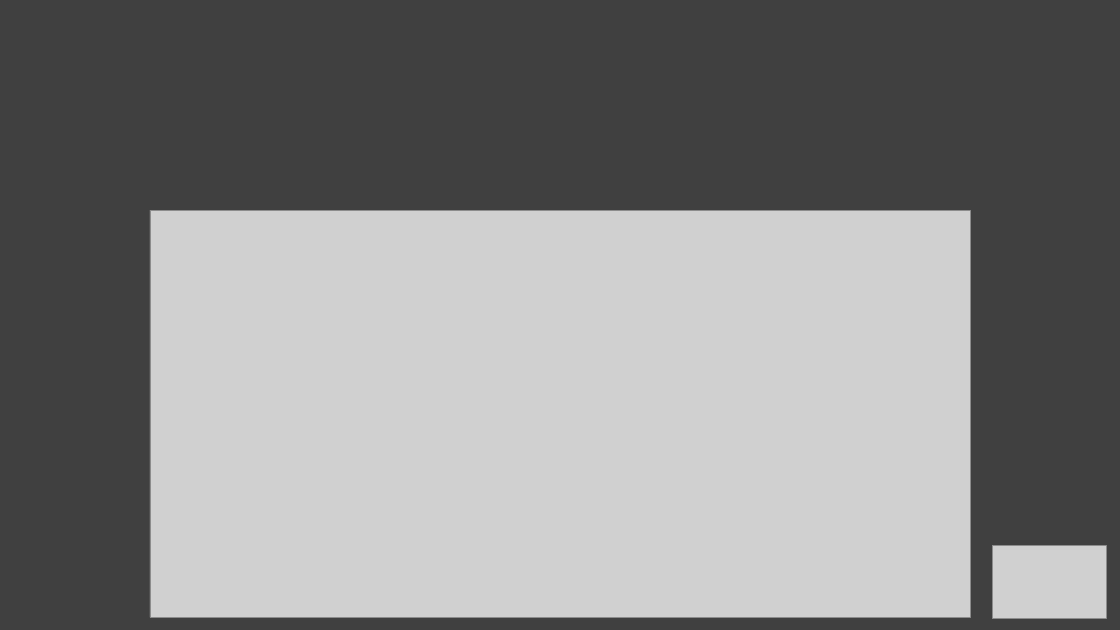
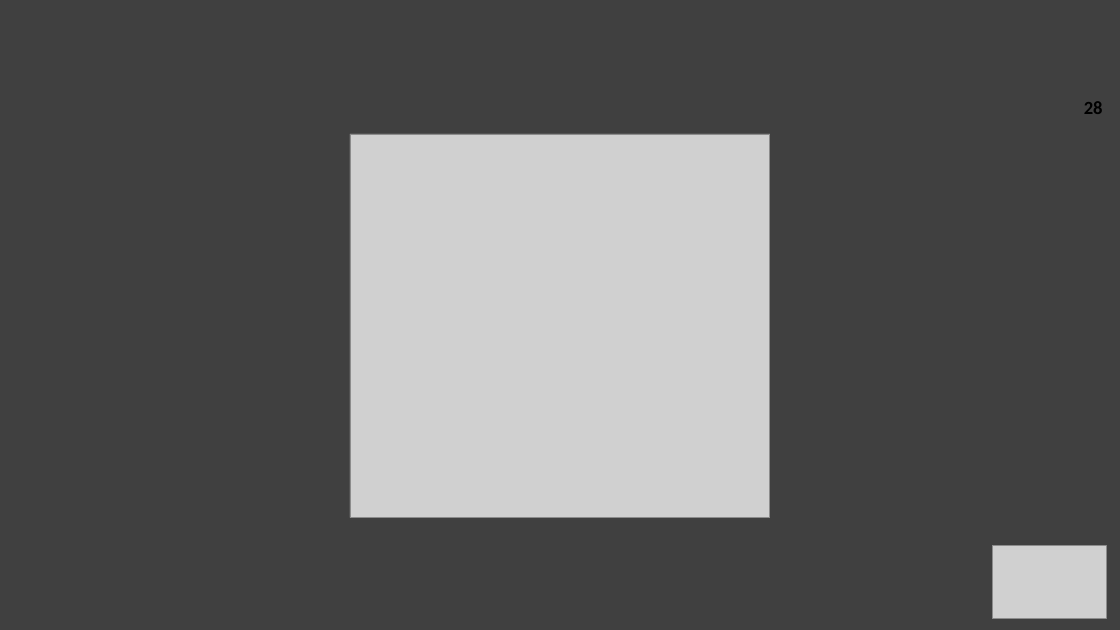
Before and after one commit to laguill/OC-DataScientist, a slide deck: slide 28 of P6_Classifier_automatiquement_biens_consommation/soutenance/LAFON_Guillaume_5_presentation_072025.pptx (slide 26 before the commit). Drawn at 1120x630 pixels with LibreOffice and Linux fonts; fonts in the diff are those of the drawing; grey boxes stand for pictures; background and template pictures are left out. Boxes give left, top, right and bottom in pixels: in the first picture for what was removed or moved away, otherwise in the second. Text is boxed around its words. In the diff, an @@ line names an element or a change of style, - is before the commit and + after.

```diff
--- a/P6_Classifier_automatiquement_biens_consommation/soutenance/LAFON_Guillaume_5_presentation_072025.pptx
+++ b/P6_Classifier_automatiquement_biens_consommation/soutenance/LAFON_Guillaume_5_presentation_072025.pptx
@@ page number added at box(1084, 101, 1103, 114), 16 pt, text #000000, bold @@
+28
@@ picture added at box(350, 134, 770, 518) @@
@@ text removed at box(133, 210, 328, 212) @@
-• Matrices de confusion
@@ picture removed at box(150, 210, 970, 618) @@
```
Also in this commit, not shown: 28 other slides changed, 12 slides added, 2 slides removed, 2 other files.
